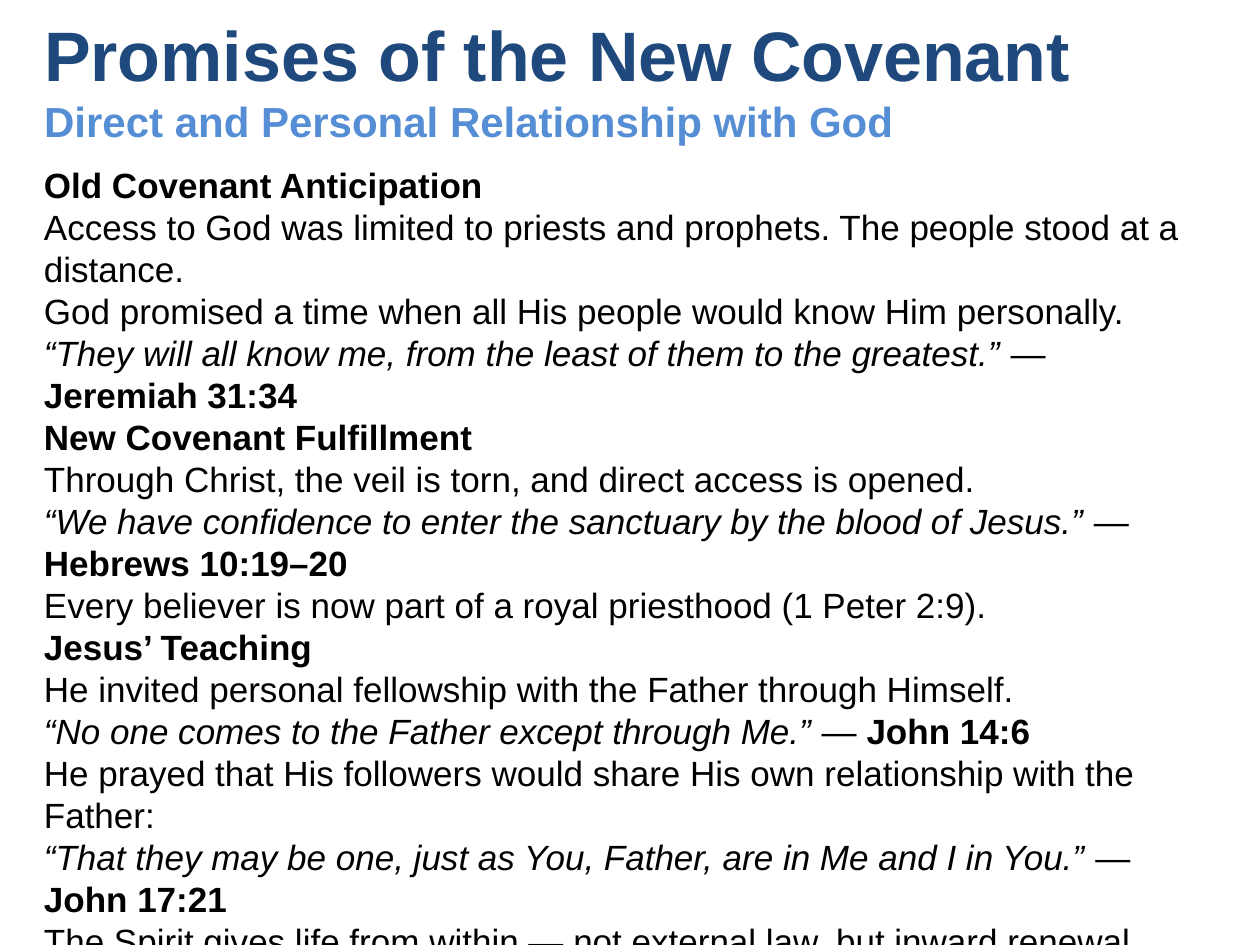
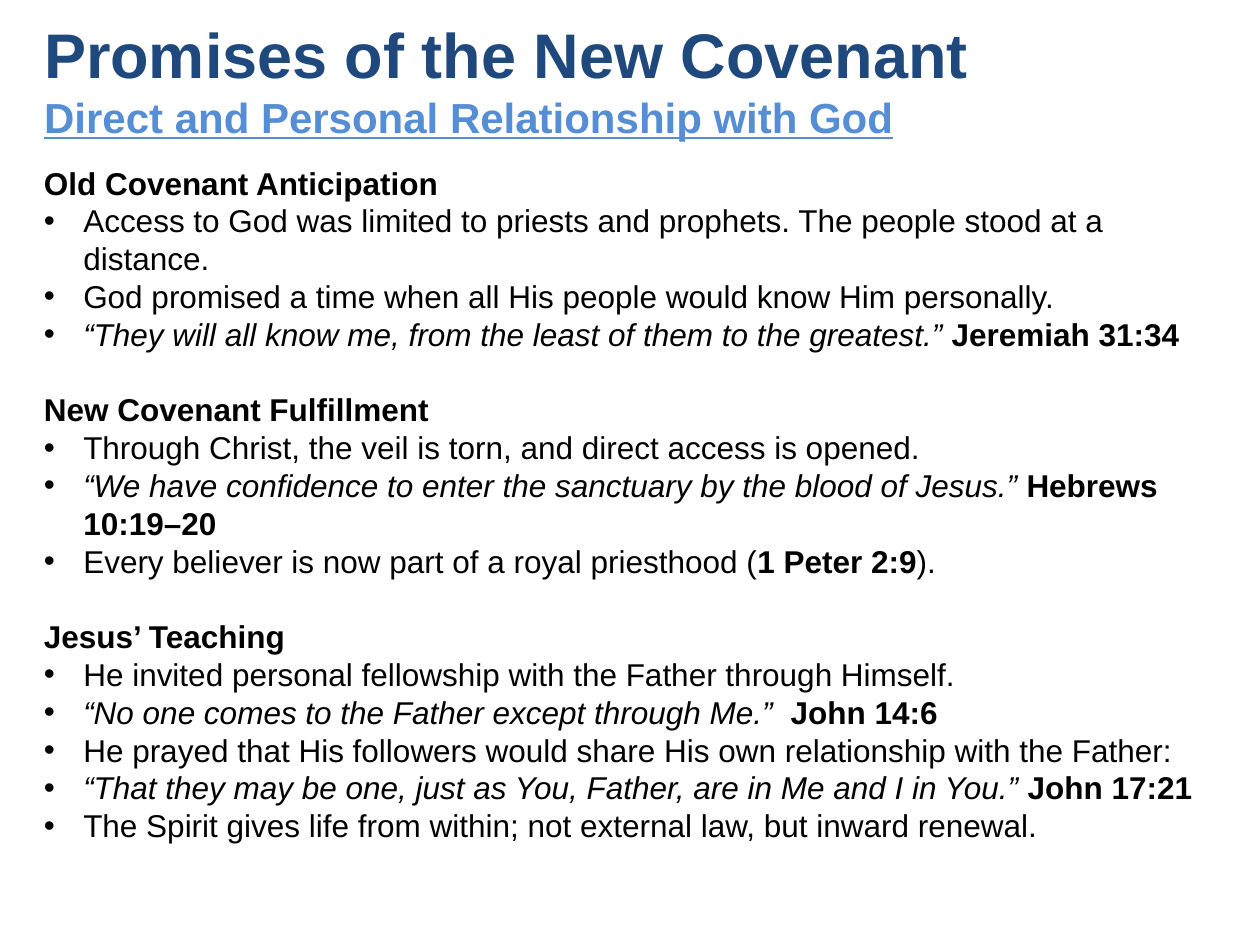
Before and after one commit to UsefulEngines/EvangelismPublic, a slide deck: slide 8 of 2025-Q4/Promises5/2025-11-02-Promises5.pptx. Drawn at 1260x945 pixels with LibreOffice and Linux fonts; fonts in the diff are those of the drawing. Boxes give left, top, right and bottom in pixels: in the first picture for what was removed or moved away, otherwise in the second. Text is boxed around its words. In the diff, an @@ line names an element or a change of style, - is before the commit and + after.

```diff
--- a/2025-Q4/Promises5/2025-11-02-Promises5.pptx
+++ b/2025-Q4/Promises5/2025-11-02-Promises5.pptx
@@ text "Promises of the New Covenant ..." at (44, 32, 968, 141): size 40 to 36 pt in "Promises of the New Covenant"; underline on in "Direct and Personal Relationship with God" @@
@@ text at (44, 172, 1172, 768): size 20 to 18 pt in "Old Covenant Anticipation", "Access to God was limited to priests ...", "God promised a time when all His ...", "New Covenant Fulfillment" and 5 more places; bold on in "(1 Peter 2:9)."; bullet none to • @@
@@ text at (83, 323, 1180, 352): text changed; size 20 to 18 pt @@
-“They will all know me, from the least of them to the greatest.” — Jeremiah 31:34
+• “They will all know me, from the least of them to the greatest.” Jeremiah 31:34
@@ text at (83, 474, 1158, 536): text changed; size 20 to 18 pt @@
-“We have confidence to enter the sanctuary by the blood of Jesus.” — Hebrews 10:19–20
+• “We have confidence to enter the sanctuary by the blood of Jesus.” Hebrews 10:19–20
@@ text at (83, 701, 938, 730): text changed; size 20 to 18 pt @@
-“No one comes to the Father except through Me.” — John 14:6
+• “No one comes to the Father except through Me.” John 14:6
@@ text at (83, 776, 1193, 843): text changed; size 20 to 18 pt @@
-“That they may be one, just as You, Father, are in Me and I in You.” — John 17:21
-The Spirit gives life from within — not external law, but inward renewal.
+• “That they may be one, just as You, Father, are in Me and I in You.” John 17:21
+• The Spirit gives life from within; not external law, but inward renewal.
```
Also in this commit, not shown: 9 other slides changed, 1 other file.
